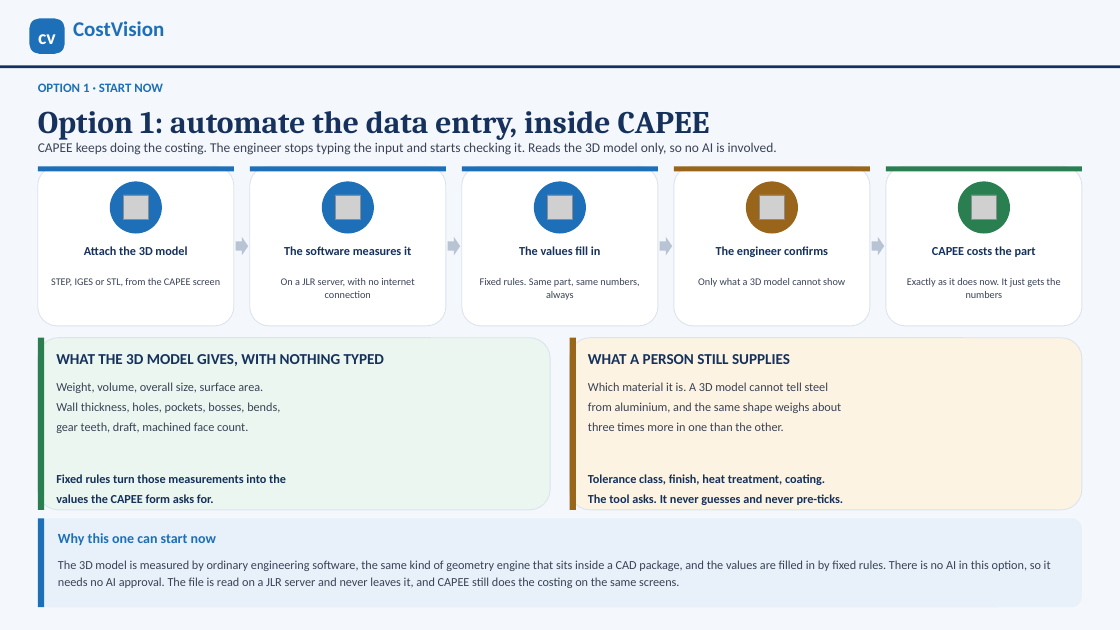
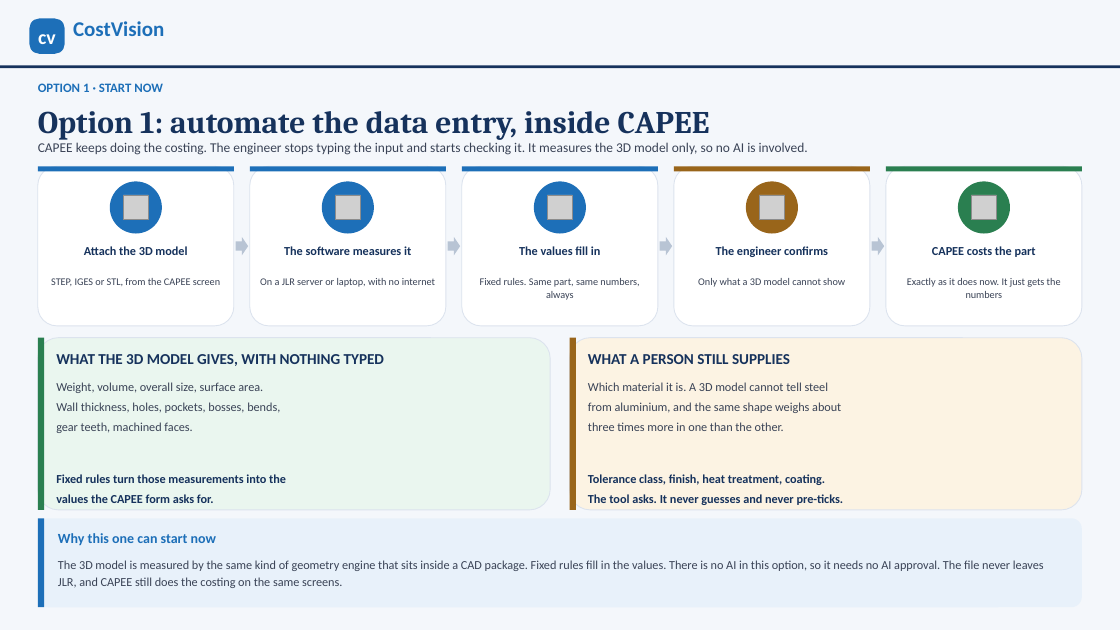
Before and after one commit to bhosaleavinash546/leamington-marathi, a slide deck: slide 2 of CostVision-CAPEE-Business-Case.pptx. Drawn at 1120x630 pixels with LibreOffice and Linux fonts; fonts in the diff are those of the drawing; grey boxes stand for pictures. Boxes give left, top, right and bottom in pixels: in the first picture for what was removed or moved away, otherwise in the second. Text is boxed around its words. In the diff, an @@ line names an element or a change of style, - is before the commit and + after.

```diff
--- a/CostVision-CAPEE-Business-Case.pptx
+++ b/CostVision-CAPEE-Business-Case.pptx
@@ text at [38, 142, 808, 155]: text changed @@
-CAPEE keeps doing the costing. The engineer stops typing the input and starts checking it. Reads the 3D model only, so no AI is involved.
+CAPEE keeps doing the costing. The engineer stops typing the input and starts checking it. It measures the 3D model only, so no AI is involved.
@@ text at [260, 278, 435, 287]: text changed @@
-On a JLR server, with no internet connection
+On a JLR server or laptop, with no internet
@@ text at [56, 422, 192, 433]: text changed @@
-gear teeth, draft, machined face count.
+gear teeth, machined faces.
@@ text at [58, 560, 1044, 588]: text changed @@
-The 3D model is measured by ordinary engineering software, the same kind of geometry engine that sits inside a CAD package, and the values are filled in by fixed rules. There is no AI in this option, so it needs no AI approval. The file is read on a JLR server and never leaves it, and CAPEE still does the costing on the same screens.
+The 3D model is measured by the same kind of geometry engine that sits inside a CAD package. Fixed rules fill in the values. There is no AI in this option, so it needs no AI approval. The file never leaves JLR, and CAPEE still does the costing on the same screens.
```
Also in this commit, not shown: 4 other slides changed, 3 other files.
